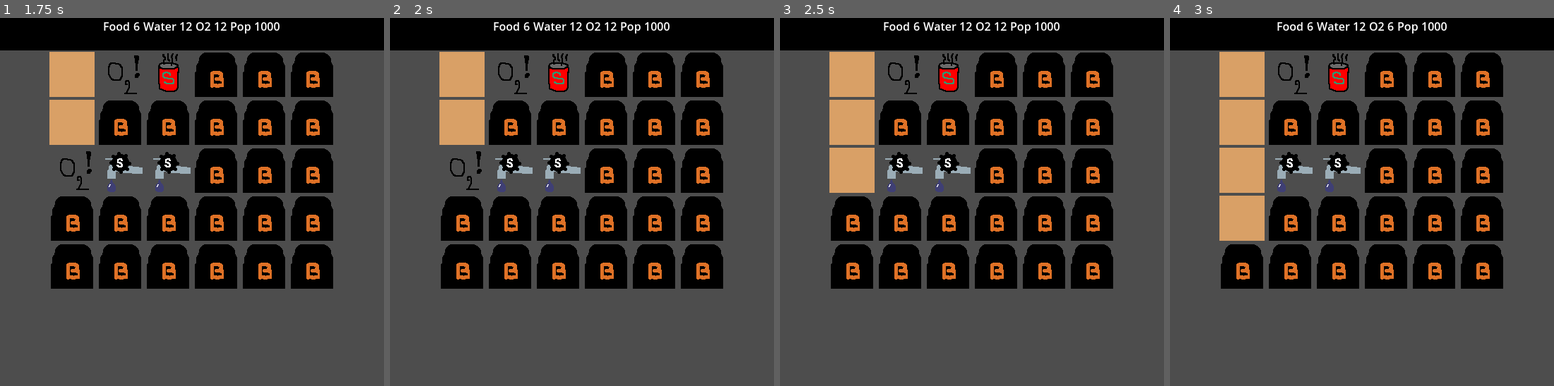
Above: before the commit, frames 1-4 (left to right).
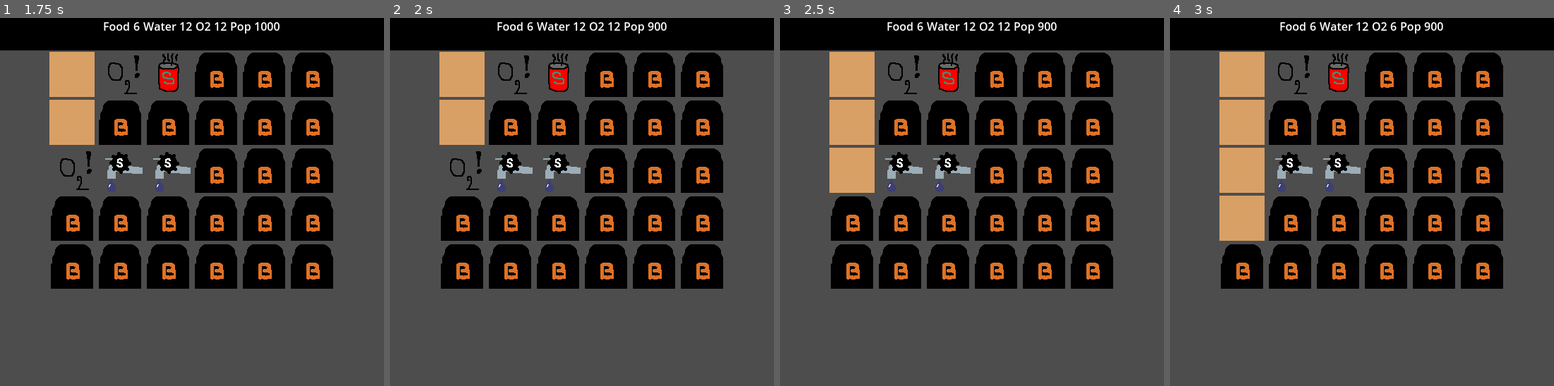
Above: after the commit, the same moments.

Repository: angeldustjdr/godot-wild-jam-2023
Game: Godot game, scene res://Main.tscn
The game is run twice, just before and just after one commit, with the same random seed, the same clock (stepped at 60 frames per second) and the same inputs.
Inputs (mouse positions are in pixels of both pictures, inside the frame that each line leads up to):
- Up to frame 1 (1.75 s): tap Enter (ui_accept) at 0.5, 0.77, 1.52 s; move the mouse to (72, 73) at 0.52 s; click (72, 73) at 0.67 s; move the mouse to (72, 121) at 1.27 s; click (72, 121) at 1.42 s
- Up to frame 2 (2 s): no input
- Up to frame 3 (2.5 s): move the mouse to (852, 168) at 2.02 s; click (852, 168) at 2.17 s
- Up to frame 4 (3 s): move the mouse to (1242, 216) at 2.77 s; click (1242, 216) at 2.92 s

Frame 1 is identical in both runs. In frame 2, 0.7% of the frame differs, in the area x 27-73%, y 1-5%; in frame 3, 0.7%; in frame 4, 0.7%.

Commit message:
maj pop

Diff:
--- a/script/GameState.gd
+++ b/script/GameState.gd
@@ -8,13 +8,34 @@
 func actionnable_off():
 	actionnable = false
 
+var nbAction = 0
+var checkPop = false
+func increaseNbAction():
+	nbAction = (nbAction+1)%2
+	if nbAction==0: checkPop = true
+	else: checkPop = false
+
 #################
 # RESSOURCE
-var ressource = {"POP" : 1000,
+var ressource = {"POP" : 0,
 				"WATER" : 0,
 				"FOOD" : 0,
 				"O2" : 0}
 var ressourceName = ressource.keys()
 
+func ressourceInit(p,w,f,o):
+	ressource = {"POP" : p,
+				"WATER" : w,
+				"FOOD" : f,
+				"O2" : o}
+
 func fillRessource(newRessource):
-	ressource = newRessource
+	for elem in newRessource.keys():
+		ressource[elem] = newRessource[elem]
+
+func calculatePop():
+	var limit = {"WATER" : 10,"FOOD" : 10,"O2" : 10}
+	for elem in limit.keys():
+		if ressource[elem] <= limit[elem]:
+			ressource["POP"] -= 100
+			checkPop = false
--- a/script/GenericBuilding.gd
+++ b/script/GenericBuilding.gd
@@ -35,6 +35,7 @@
 	RadioDiffusion.gridUpdateCall(i,j,type)
 	await get_tree().create_timer(0.3).timeout #A remplacer par l'animation de destruction
 	GameState.actionnable_on()
+	GameState.increaseNbAction()
 	RadioDiffusion.cleanSelectedCall()
 	queue_free()
 
--- a/script/Grid.gd
+++ b/script/Grid.gd
@@ -21,7 +21,7 @@
 	fillInitialGrid()
 
 func _process(_delta):
-	calculateRessources()
+	calculateRessources(GameState.checkPop)
 
 func fillInitialGrid() -> void:
 	var requiredBuilding = {"SuperWater" : 2, "SuperFood" : 2, "SuperO2" : 2} # number of special buildings
@@ -56,12 +56,13 @@
 	add_child(b)
 	return b
 
-func calculateRessources():
-	var recalculatedRessource = {"POP" : 1000,"WATER" : 0,"FOOD" : 0,"O2" : 0}
+func calculateRessources(check):
+	var recalculatedRessource = {"WATER" : 0,"FOOD" : 0,"O2" : 0}
 	for build in get_children():
-		for n in GameState.ressourceName:
+		for n in recalculatedRessource.keys():
 			recalculatedRessource[n] += build.base_stat[n] + build.modifier[n]
 	GameState.fillRessource(recalculatedRessource)
+	if check: GameState.calculatePop()
 	RadioDiffusion.updateTopUICall()
 
 func cleanNode():
--- a/script/Main.gd
+++ b/script/Main.gd
@@ -5,6 +5,8 @@
 func _ready(): # signal connexion
 	RadioDiffusion.connect("cleanSelectionNeeded",cleanSelected)
 	RadioDiffusion.connect("createBuildMenuNeeded",createBuildMenu)
+
+	GameState.ressourceInit(1000,0,0,0)
 
 func createBuildMenu(obj):
 	selected = obj
Binary file added: asset/sprite/building1.png
Not shown, added: asset/sprite/building1.png.import
